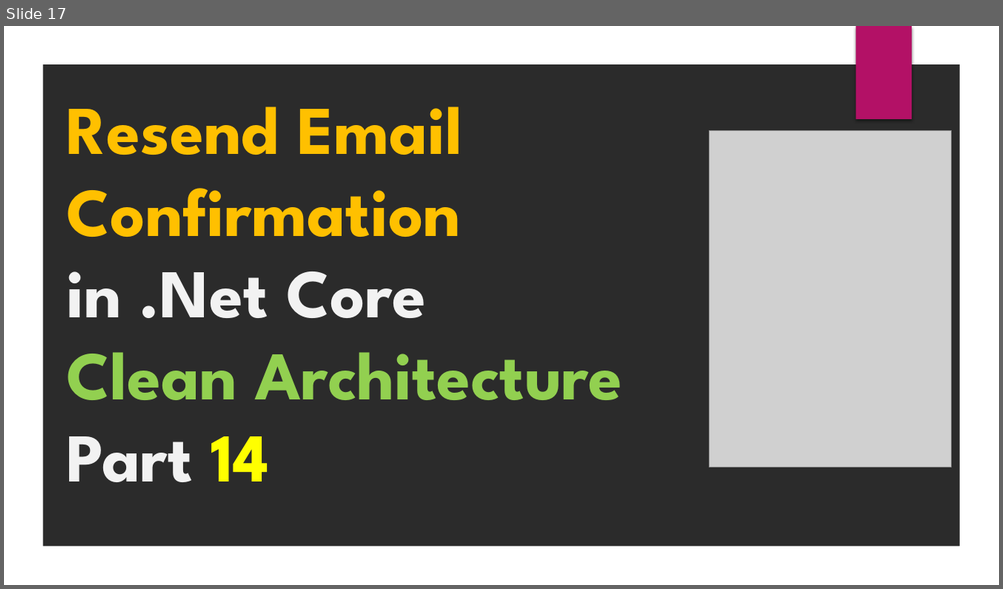
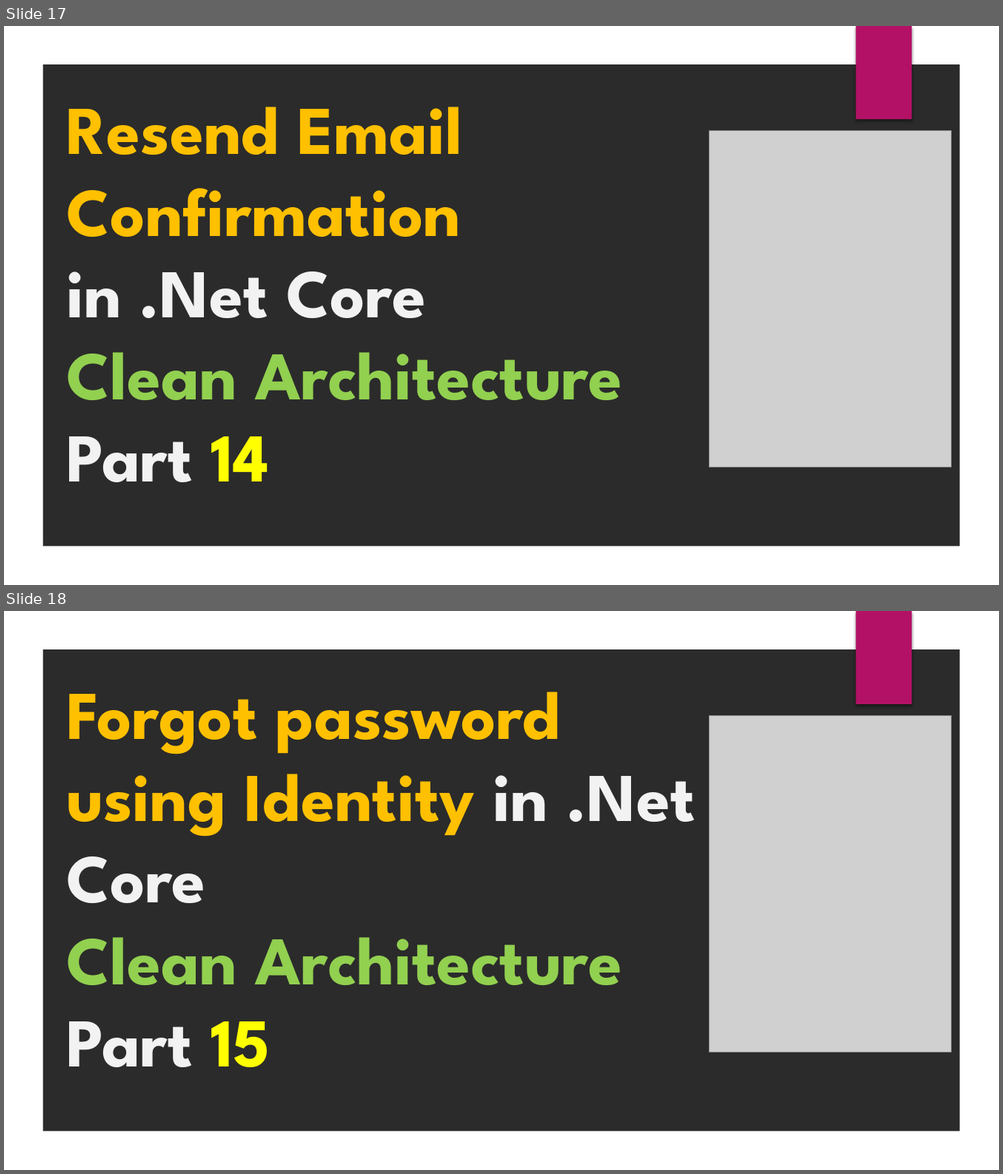
Before and after one commit to huzaifa21718/CleanArchitecture_DotNet6, a slide deck: Slides/NET 6 Clean Architecture.pptx. Shown one above the other, each under a label of ours: slide 17 before the commit, slides 17 and 18 after it. The pictures are 1003x589 and 1003x1174 pixels, drawn with LibreOffice and Linux fonts; fonts in the diff are those of the drawing; grey boxes stand for pictures; background and template pictures are left out; a plain dark background stands for a picture behind light text. Boxes give left, top, right and bottom in pixels: in the first picture for what was removed or moved away, otherwise in the second. Text is boxed around its words. In the diff, an @@ line names an element or a change of style, - is before the commit and + after.

Commit message:
Forgot password added

```diff
--- a/Slides/NET 6 Clean Architecture.pptx
+++ b/Slides/NET 6 Clean Architecture.pptx
@@ slide 18 added at [4,611,999,1170], background picture (left out); not listed: 2 template elements that a slide beside it also shows @@
@@ title added at [66,692,695,1068], 66 pt, text #FFC000, bold @@
+Forgot password using Identity in .Net Core
+Clean Architecture
+Part 15
@@ picture added at [709,715,951,1052] @@
```
Also in this commit, not shown: 5 other files.
